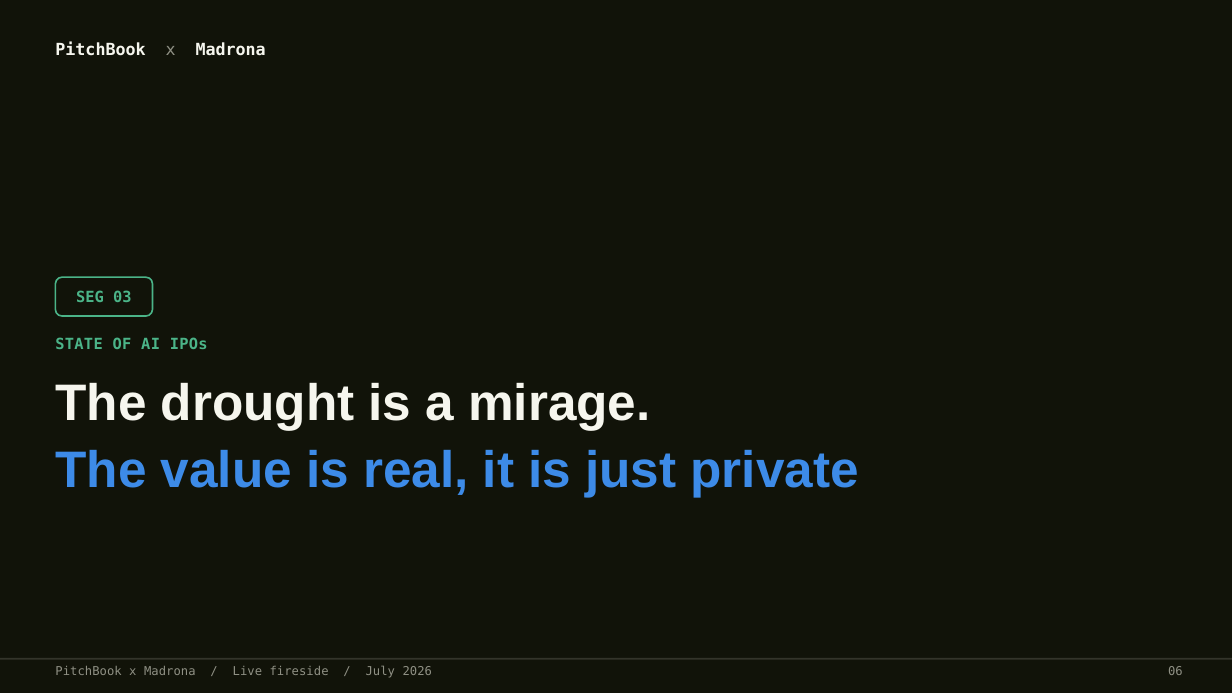
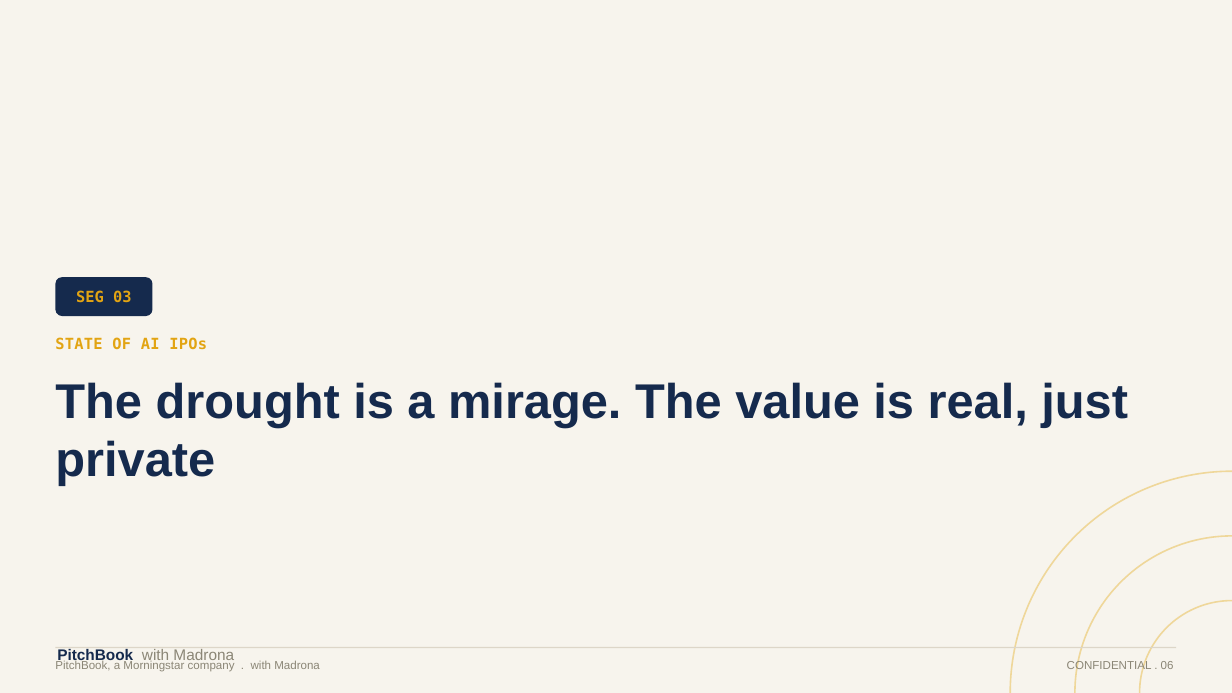
Before and after one commit to HRPB-SA/pitchbook-analyst-agent, a slide deck: slide 7 of output/Fireside_Durability_IPOs_Duopoly_Jul2026.pptx. Drawn at 1232x693 pixels with LibreOffice and Linux fonts; fonts in the diff are those of the drawing. Boxes give left, top, right and bottom in pixels: in the first picture for what was removed or moved away, otherwise in the second. Text is boxed around its words. In the diff, an @@ line names an element or a change of style, - is before the commit and + after.

```diff
--- a/output/Fireside_Durability_IPOs_Duopoly_Jul2026.pptx
+++ b/output/Fireside_Durability_IPOs_Duopoly_Jul2026.pptx
@@ rectangle at [0,0,1232,693]: fill #111309 to #F7F4ED @@
@@ text "SEG 03": place and size @@
-text "SEG 03" at [55,277,152,316]
+text "SEG 03" at [76,290,132,303]
@@ text "SEG 03" at [76,290,132,303]: text colour #4BB488 to #E2A413; more space between paragraphs; outline #4BB488 1.25 pt to none @@
@@ rounded rectangle added at [55,277,152,316], fill #152A4D @@
@@ text "STATE OF AI IPOs" at [55,337,207,350]: text colour #4BB488 to #E2A413 @@
@@ text at [55,382,1128,486]: text changed; size 40 to 38 pt; text colour #3D8BE8 to #152A4D @@
-The drought is a mirage.
-The value is real, it is just private
+The drought is a mirage. The value is real, just private
@@ ellipse added at [1010,471,1232,693], outline #EFD79A 1.25 pt @@
@@ ellipse added at [1075,536,1232,693], outline #EFD79A 1.25 pt @@
@@ ellipse added at [1140,601,1232,693], outline #EFD79A 1.25 pt @@
@@ rectangle: place and size @@
-rectangle at [0,658,1232,660]
+rectangle at [55,647,1177,648]
@@ rectangle at [55,647,1177,648]: fill #33342A to #DDD6C8 @@
@@ text at [57,649,234,663]: text changed; size 13 to 12 pt; font DejaVu Sans Mono to Arial; text colour #F6F6EE to #8B8676; bold off @@
-PitchBook x Madrona
+PitchBook with Madrona
@@ text at [55,660,320,672]: text changed; size 9.5 to 9 pt; font DejaVu Sans Mono to Arial; text colour #8F9084 to #8B8676 @@
-PitchBook x Madrona / Live fireside / July 2026
+PitchBook, a Morningstar company . with Madrona
@@ text at [1067,660,1174,672]: text changed; size 9.5 to 9 pt; font DejaVu Sans Mono to Arial; text colour #8F9084 to #8B8676 @@
-06
+CONFIDENTIAL . 06
```
Also in this commit, not shown: 16 other slides changed, 4 slides added, 1 other file.
